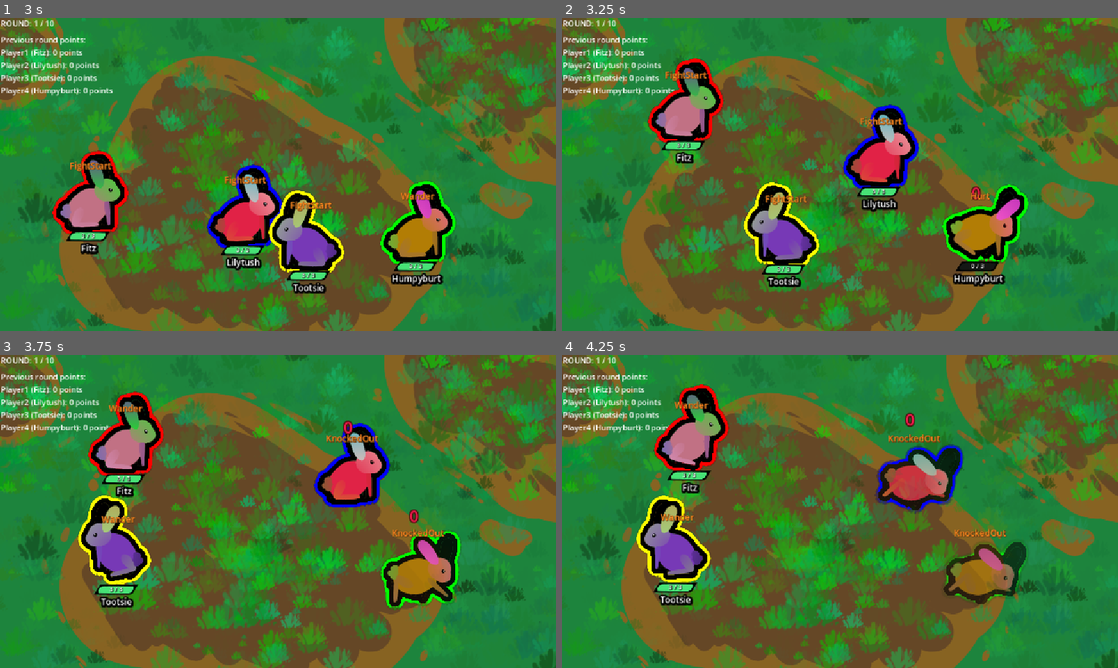
Above: before the commit, frames 1-4 (two rows, left to right).
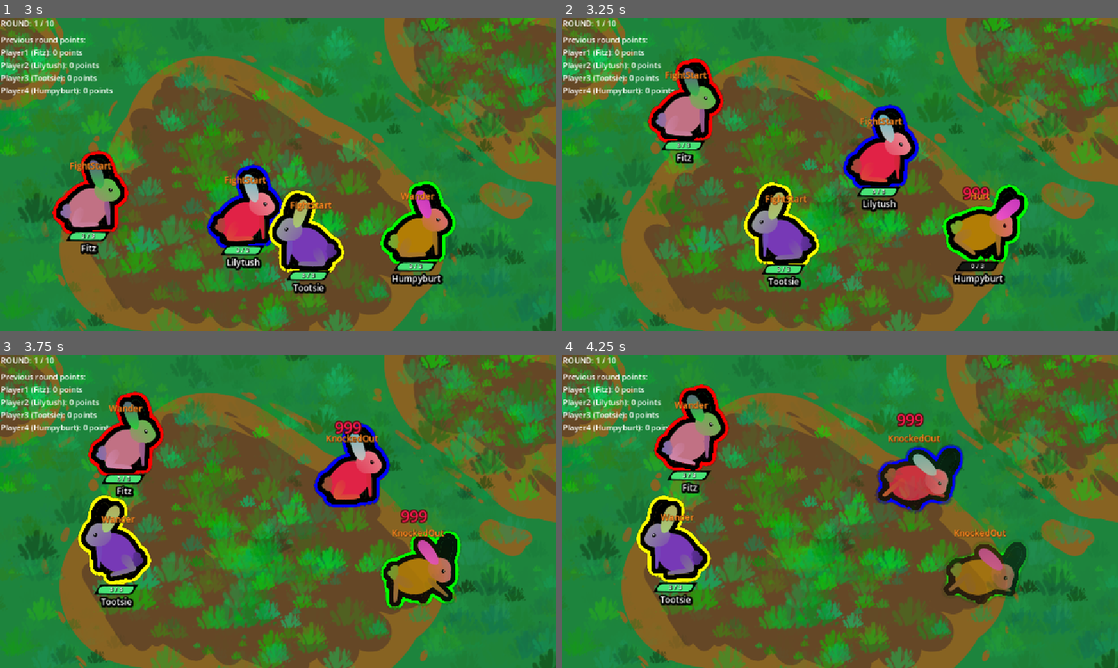
Above: after the commit, the same moments.

Repository: Galitie/tm2
Game: Godot game, scene res://test_scene.tscn
Two runs of this game, one before a commit and one after it. Both use one fixed random seed, a clock stepped at 60 frames per second and the inputs below. Sound files missing from this copy of the repository are replaced by a short silence.
Inputs (mouse positions are in pixels of both pictures, inside the frame that each line leads up to):
- Up to frame 1 (3 s): click (72, 68) at 0.52 s; click (72, 68) at 1.27 s; click (72, 68) at 2.02 s; tap Enter (ui_accept) at 2.75, 2.85 s; move the mouse to (400, 158) at 2.77 s; click (400, 158) at 2.92 s
- Up to frame 2 (3.25 s): tap Enter (ui_accept) at 3.02 s
- Up to frame 3 (3.75 s): tap Enter (ui_accept) at 3.32 s; drag from (166, 527) to (122, 452) at 3.52 s
- Up to frame 4 (4.25 s): no input

Frame 1 is identical in both runs. In frame 2, 0.1% of the frame differs, in the area x 72-77%, y 53-59%; in frame 3, 0.3%, in the area x 60-77%, y 20-54%; in frame 4, 0.2%.

Commit message:
Changed order of damage

Diff:
--- a/main.gd
+++ b/main.gd
@@ -209,7 +209,6 @@
 
 
 func count_death(monster: Monster):
-	print("hello?")
 	monster.remove_from_group("DepthEntity")
 	monster.z_index = -1
 	current_knocked_out_monsters.append(monster)
--- a/monster.gd
+++ b/monster.gd
@@ -135,8 +135,6 @@
 	var crit_text : String
 	var mod_text : String
 	var random_modifier : int
-	if override_damage:
-		modify_hp(-override_damage)
 	if current_state.contains("block"):
 		match current_state.to_lower():
 			"spikyblock":
@@ -147,8 +145,6 @@
 		root.modulate = Color("3467ff")
 		get_tree().create_tween().tween_property(root, "modulate", Color.WHITE, 0.6).set_delay(0.3)
 		return
-	if Globals.is_sudden_death_mode:
-		modify_hp(-max_hp)
 	if type == attack_type.MONSTER:
 		var attack : String = attacker.state_machine.current_state.name
 		match attack.to_lower():
@@ -178,17 +174,20 @@
 		damage = 1
 		mod_text = " SLIME"
 		modify_hp(-damage)
+	if override_damage:
+		modify_hp(-override_damage)
+		damage = 999
+	if Globals.is_sudden_death_mode:
+		modify_hp(-max_hp)
+	$Damage.text = str(int(damage)) + crit_text + mod_text
+	animation_player_damage.play("damage")
+	hit_effect(critted)
+	state_machine.transition_state("hurt")
 	if current_hp <= 0:
 		toggle_collisions(false)
 		Globals.game.count_death(self)
 		if Globals.is_sudden_death_mode:
 			send_flying(attacker)
-			return
-	$Damage.text = str(int(damage)) + crit_text + mod_text
-	animation_player_damage.play("damage")
-	hit_effect(critted)
-	state_machine.transition_state("hurt")
-
 
 func modify_hp(amount):
 	current_hp = clamp(current_hp + amount, 0, max_hp)
